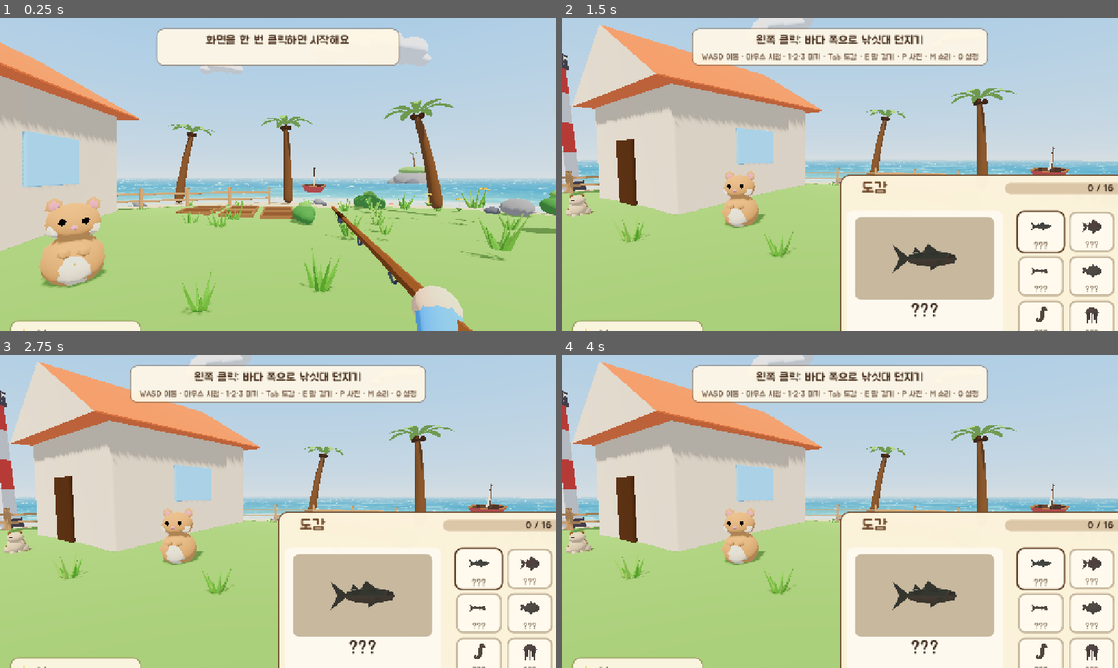
Above: before the commit, frames 1-4 (two rows, left to right).
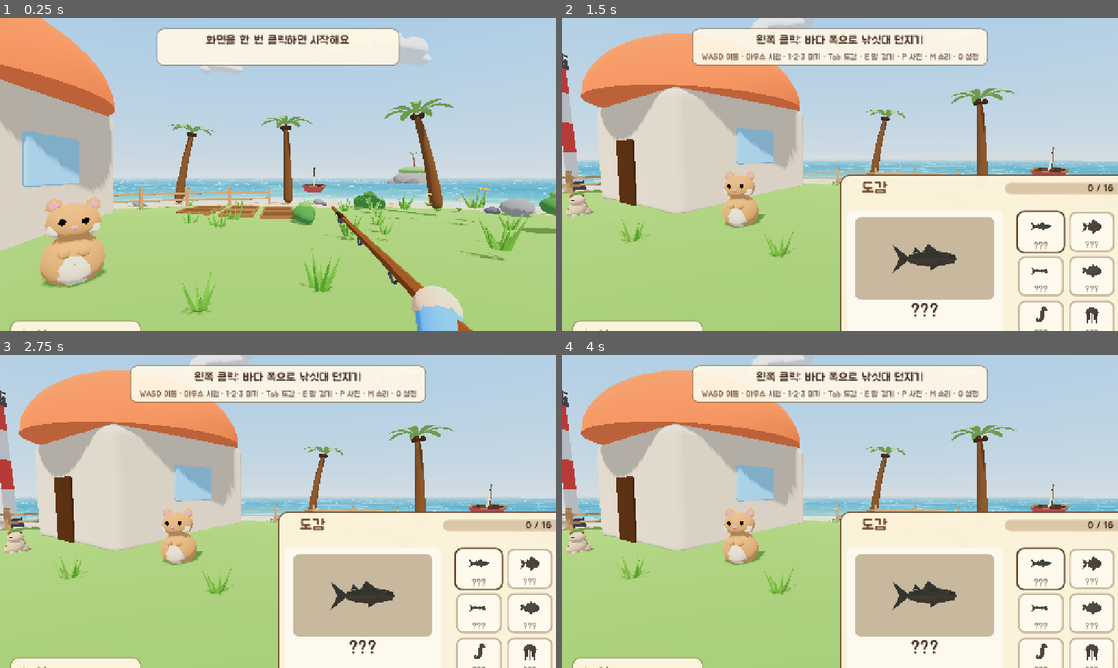
Above: after the commit, the same moments.

Repository: qudrhks36-svg/hanroro-seat-checker
Game: Godot game, scene res://main.tscn
The game is run twice, just before and just after one commit, with the same random seed, the same clock (stepped at 60 frames per second) and the same inputs. Sound files missing from this copy of the repository are replaced by a short silence.
Inputs (mouse positions are in pixels of both pictures, inside the frame that each line leads up to):
- Up to frame 1 (0.25 s): no input
- Up to frame 2 (1.5 s): tap Enter at 0.5 s; move the mouse to (962, 158) at 0.52 s; hold D 0.53-1.28 s; tap E at 0.6 s; click (962, 158) at 0.67 s; move the mouse to (812, 174) at 1.27 s; hold W from 1.28 s (still down); tap Tab at 1.35 s
- Up to frame 3 (2.75 s): tap Space at 2 s; move the mouse to (333, 442) at 2.02 s; release W at 2.03 s; hold D from 2.03 s (still down); tap F at 2.1 s
- Up to frame 4 (4 s): release D at 2.75 s; tap Enter at 2.75 s; drag from (812, 574) to (673, 464) at 2.77 s; tap Space at 3.5 s; move the mouse to (1006, 558) at 3.52 s; hold A from 3.53 s (still down); tap 6 at 3.6 s

The runs differ from the first frame. In frame 1, 5.0% of the frame differs, in the area x 0-25%, y 0-62%; in frame 2, 5.8%; in frame 3, 5.8%, in the area x 1-49%, y 2-63%; in frame 4, 5.8%.

Commit message:
feat(blender): new round cabin with dome roof; decor adapted
Co-Authored-By: Claude Sonnet 5.5 <noreply@anthropic.com>

Diff:
--- a/fishing-game/godot/scripts/home_decor.gd
+++ b/fishing-game/godot/scripts/home_decor.gd
@@ -25,7 +25,6 @@
 var hammock: Node3D
 var fire_light: OmniLight3D
 var chimney: Node3D
-var roof_cover: MeshInstance3D
 var smoke: CPUParticles3D
 var flag_group: Node3D
 var flag: Node3D
@@ -155,20 +154,11 @@
 
 # ---- 오두막 단계 ----
 func _build_cabin_extras() -> void:
-	# 1단계: 새 지붕 색. 오두막 모델의 지붕 윗면이 벽과 같은 재질이라 색만 바꿀 수 없어, 지붕 위에 살짝 덮는 판을 얹는다.
-	roof_cover = MeshInstance3D.new()
-	roof_cover.mesh = _gable_mesh(-11.58, -4.42, -8.0, 2.94, 9.06, 3.46, 5.56)
-	var rm := StandardMaterial3D.new()
-	rm.albedo_color = ROOF_NEW
-	rm.roughness = 0.9
-	rm.cull_mode = BaseMaterial3D.CULL_DISABLED
-	roof_cover.material_override = rm
-	roof_cover.cast_shadow = GeometryInstance3D.SHADOW_CASTING_SETTING_OFF
-	add_child(roof_cover)
+	# 1단계: 새 지붕 색은 둥근 지붕(Mat_Roof)의 색만 바꿔서 낸다(_apply_cabin).
 	# 1단계: 굴뚝(+ 연기)
 	chimney = Node3D.new()
 	chimney.name = "Chimney"
-	chimney.position = _g(Vector3(-9.6, 4.75, 7.4))
+	chimney.position = _g(Vector3(-9.6, 5.5, 7.4))   # 둥근 지붕 위(지붕 높이 약 5.35)
 	add_child(chimney)
 	var cm := _spawn("Home_Chimney", chimney)
 	cm.position = Vector3(0, -0.4, 0)
@@ -202,7 +192,7 @@
 	# 2단계: 지붕 깃발 + 문 옆 등불 + 창문 불빛
 	flag_group = Node3D.new()
 	flag_group.name = "Flag"
-	flag_group.position = _g(Vector3(-8.0, 5.5, 6.0))
+	flag_group.position = _g(Vector3(-8.0, 5.8, 6.0))   # 둥근 지붕 꼭대기(5.85)
 	add_child(flag_group)
 	var fm := _spawn("Home_Flag", flag_group)
 	flag = fm.find_child("FlagCloth", true, false)   # 천(원점 = 깃대)만 살랑
@@ -216,26 +206,6 @@
 	window_light_l = _light(lantern_group, _g(Vector3(-11.9 + 6.7, -0.7, 6.0 - 2.8)), LIGHT_COLOR, 5.0)   # 서쪽 창 앞
 	window_light_r = _light(lantern_group, _g(Vector3(-3.9 + 6.7, -0.7, 6.0 - 2.8)), LIGHT_COLOR, 5.0)    # 동쪽 창 앞
 
-# 박공지붕(앞뒤가 삼각형 벽, 지붕면은 서쪽·동쪽 두 장)에 덮는 얇은 판 두 장. 어느 쪽에서 봐도 보이게 앞뒤 면을 모두 넣는다. (유니티 좌표로 받아 고닷 좌표로 바꿈)
-func _gable_mesh(x0: float, x1: float, xm: float, z0: float, z1: float, y_eave: float, y_ridge: float) -> ArrayMesh:
-	var st := SurfaceTool.new()
-	st.begin(Mesh.PRIMITIVE_TRIANGLES)
-	var quads := [
-		[Vector3(x0, y_eave, z0), Vector3(xm, y_ridge, z0), Vector3(xm, y_ridge, z1), Vector3(x0, y_eave, z1)],   # 서쪽 지붕면
-		[Vector3(x1, y_eave, z1), Vector3(xm, y_ridge, z1), Vector3(xm, y_ridge, z0), Vector3(x1, y_eave, z0)],   # 동쪽 지붕면
-	]
-	for q in quads:
-		var a := _g(q[0])
-		var b := _g(q[1])
-		var c := _g(q[2])
-		var d := _g(q[3])
-		for tri in [[a, b, c], [a, c, d], [a, c, b], [a, d, c]]:   # 앞면 두 장 + 뒷면 두 장
-			for v in tri:
-				st.add_vertex(v)
-	st.generate_normals()
-	return st.commit()
-
-# ---- 매 프레임 ----
 func _process(delta: float) -> void:
 	for i in 5:
 		var own := Game.owns(i)
@@ -281,7 +251,6 @@
 	shown_cabin = level
 	roof_mat.albedo_color = ROOF_NEW if level >= 1 else roof_base
 	chimney.visible = level >= 1
-	roof_cover.visible = level >= 1
 	flag_group.visible = level >= 2
 	lantern_group.visible = level >= 2
 	smoke.emitting = level >= 1
@@ -331,4 +300,4 @@
 	var parts: Array = []
 	for i in 5:
 		parts.append("%s=%s" % [Game.home_items[i]["name"], "보임" if items[i].visible else "숨김"])
-	return "장식[%s] 오두막=%d 굴뚝=%s 지붕덮개=%s 깃발=%s 등불=%s 지붕색=%s | 흔들 부분 찾음: 풍경=%s 해먹=%s 깃발천=%s" % [", ".join(parts), Game.cabin_level, chimney.visible, roof_cover.visible, flag_group.visible, lantern_group.visible, roof_mat.albedo_color, chime != null, hammock != null, flag != null]
+	return "장식[%s] 오두막=%d 굴뚝=%s 깃발=%s 등불=%s 지붕색=%s | 흔들 부분 찾음: 풍경=%s 해먹=%s 깃발천=%s" % [", ".join(parts), Game.cabin_level, chimney.visible, flag_group.visible, lantern_group.visible, roof_mat.albedo_color, chime != null, hammock != null, flag != null]
Binary file changed: fishing-game/godot/assets/models/Cabin.fbx
Not shown, added: fishing-game/blender/make_cabin.py
Not shown, changed: fishing-game/changelog/2026-10-12.md
Not shown, changed: fishing-game/docs/GDD.md
Not shown, added: fishing-game/review/shots/round/cabin_new_front.jpg
Not shown, added: fishing-game/review/shots/round/cabin_new_level2.jpg
Not shown, added: fishing-game/review/shots/round/compare_cabin.jpg
